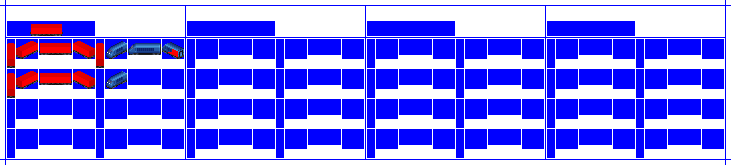
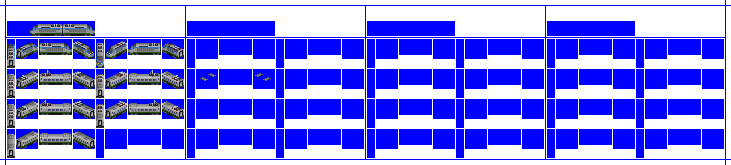
Revision of a layered 731px x 165px image; what changed, layer by layer:
showed "Lights", painted on it over [90, 52, 110, 64]
added layer "Pantographs" above "Panto Base" over [8, 42, 181, 118]
added layer "Panto Base" above "CC2 copy" over [51, 24, 74, 27]
added layer "CC2 copy" above "BLACK" over [7, 24, 271, 158]
renamed "8 Train" to "CC1", hid it, painted on it over [7, 24, 271, 158]
